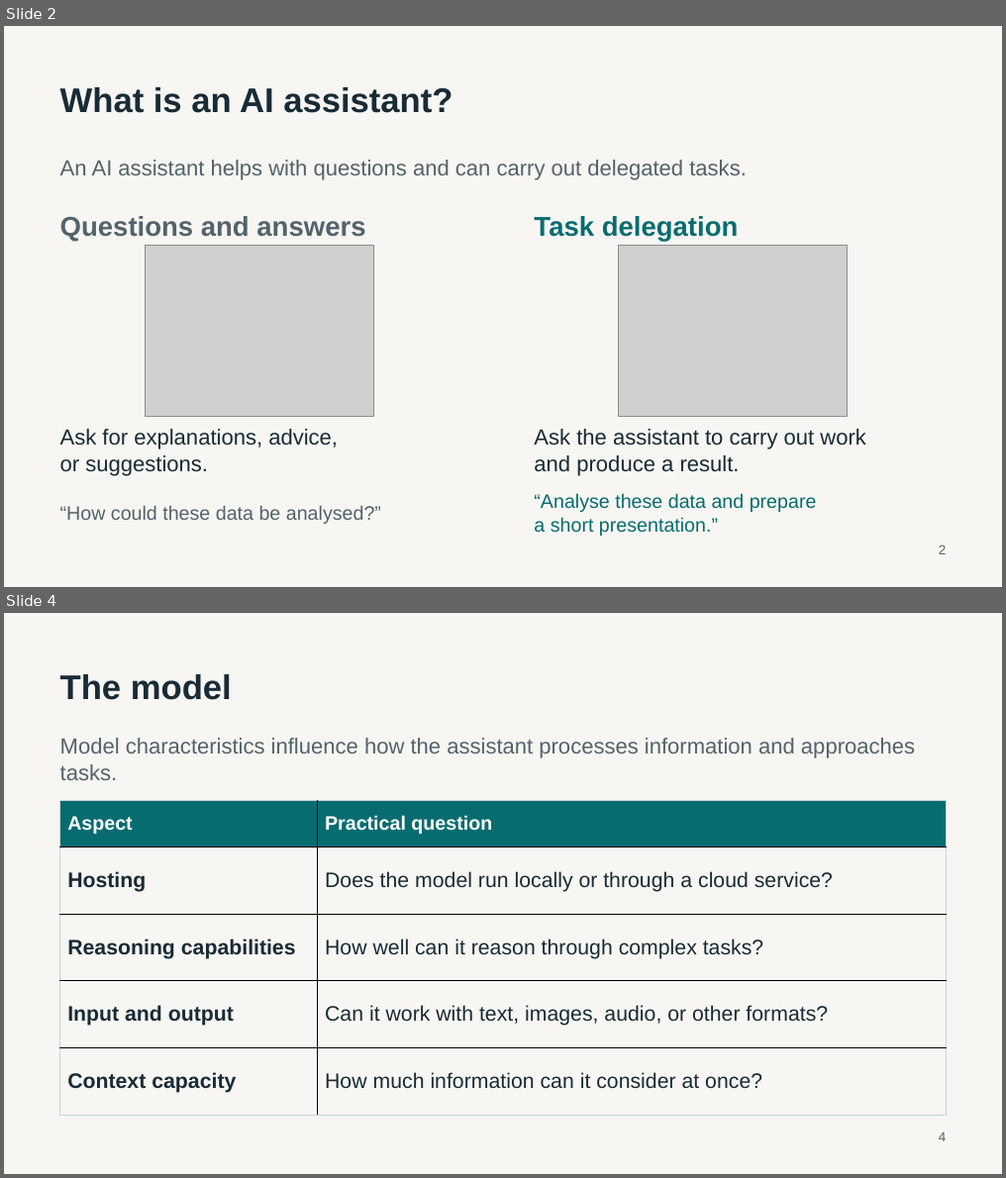
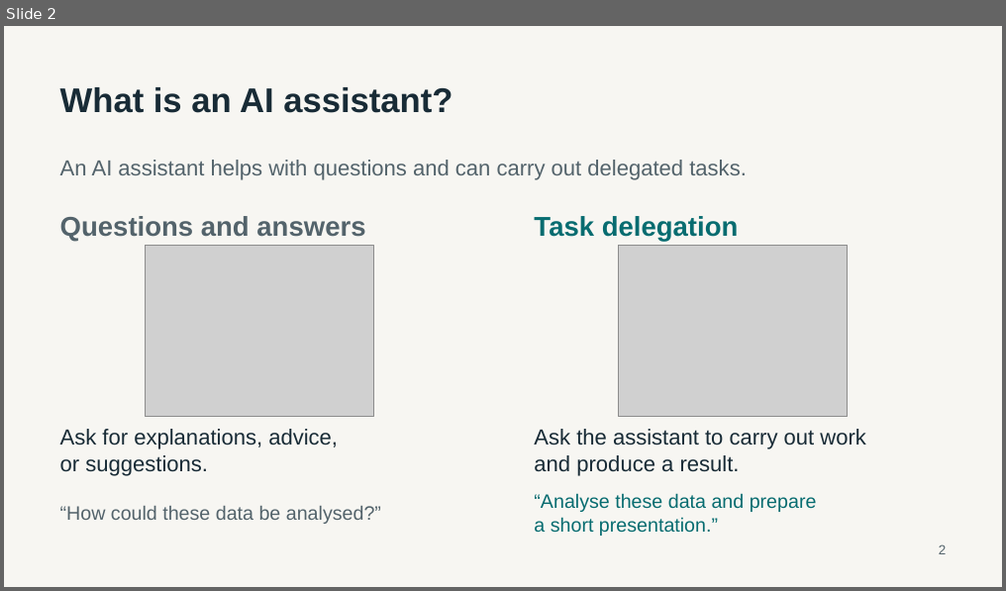
Before and after one commit to luntergroup/health-in-context-agents-workshop, a slide deck: material/intro-slides/AI_assistants_workshop_v1.pptx. Shown one above the other, each under a label of ours: slides 2 and 4 before the commit, slide 2 after it; the slides between them are not shown. The pictures are 1006x1178 and 1006x591 pixels, drawn with LibreOffice and Linux fonts; fonts in the diff are those of the drawing; grey boxes stand for pictures. Boxes give left, top, right and bottom in pixels: in the first picture for what was removed or moved away, otherwise in the second. Text is boxed around its words. In the diff, an @@ line names an element or a change of style, - is before the commit and + after.

```diff
--- a/material/intro-slides/AI_assistants_workshop_v1.pptx
+++ b/material/intro-slides/AI_assistants_workshop_v1.pptx
@@ slide 4 removed at (4,613,1002,1174), background #F7F6F2 @@
@@ text removed at (60,674,232,700) @@
-The model
@@ text removed at (60,738,915,780) @@
-Model characteristics influence how the assistant processes information and approaches tasks.
@@ table removed at (60,800,946,1115), 5 rows, 2 columns @@
-Aspect | Practical question
-Hosting | Does the model run locally or through a cloud service?
-Reasoning capabilities | How well can it reason through complex tasks?
-Input and output | Can it work with text, images, audio, or other formats?
-Context capacity | How much information can it consider at once?
@@ text removed at (939,1133,945,1142) @@
-4
```
Also in this commit, not shown: 4 slides changed, 3 slides added, 1 other slide removed.
